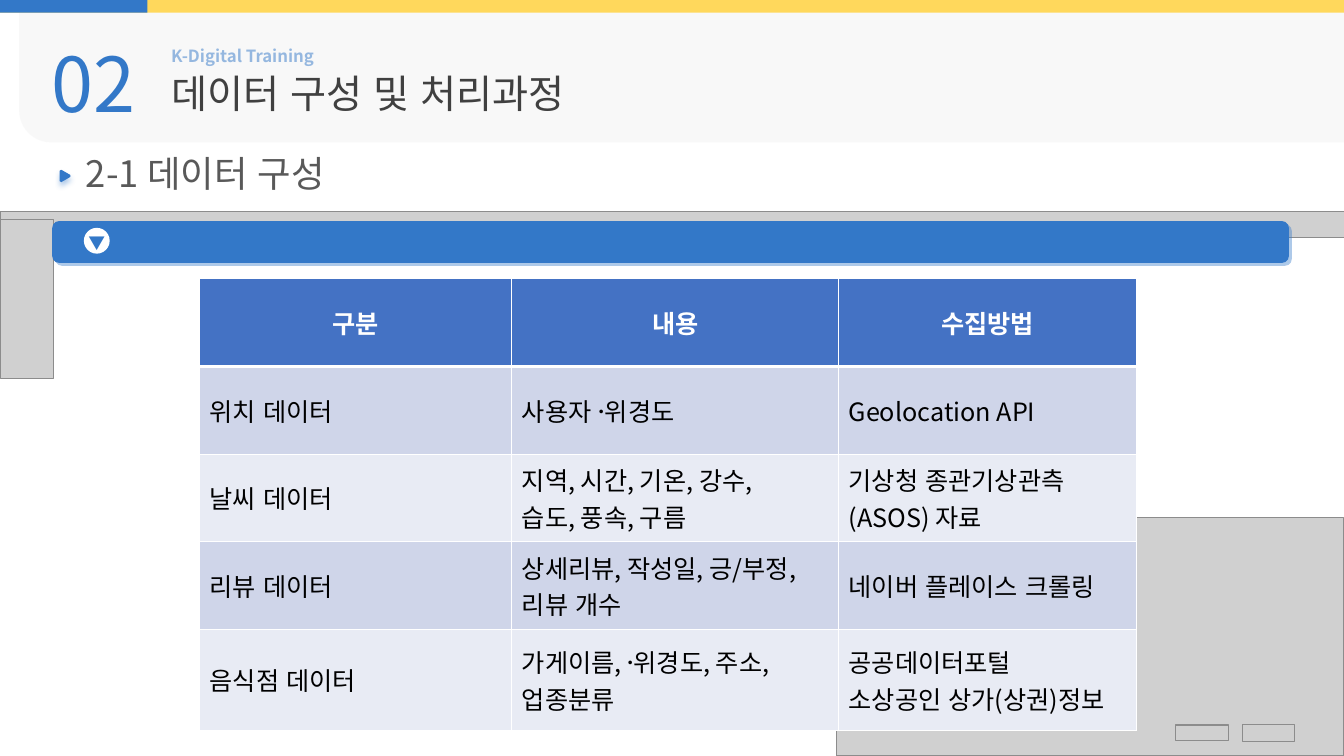
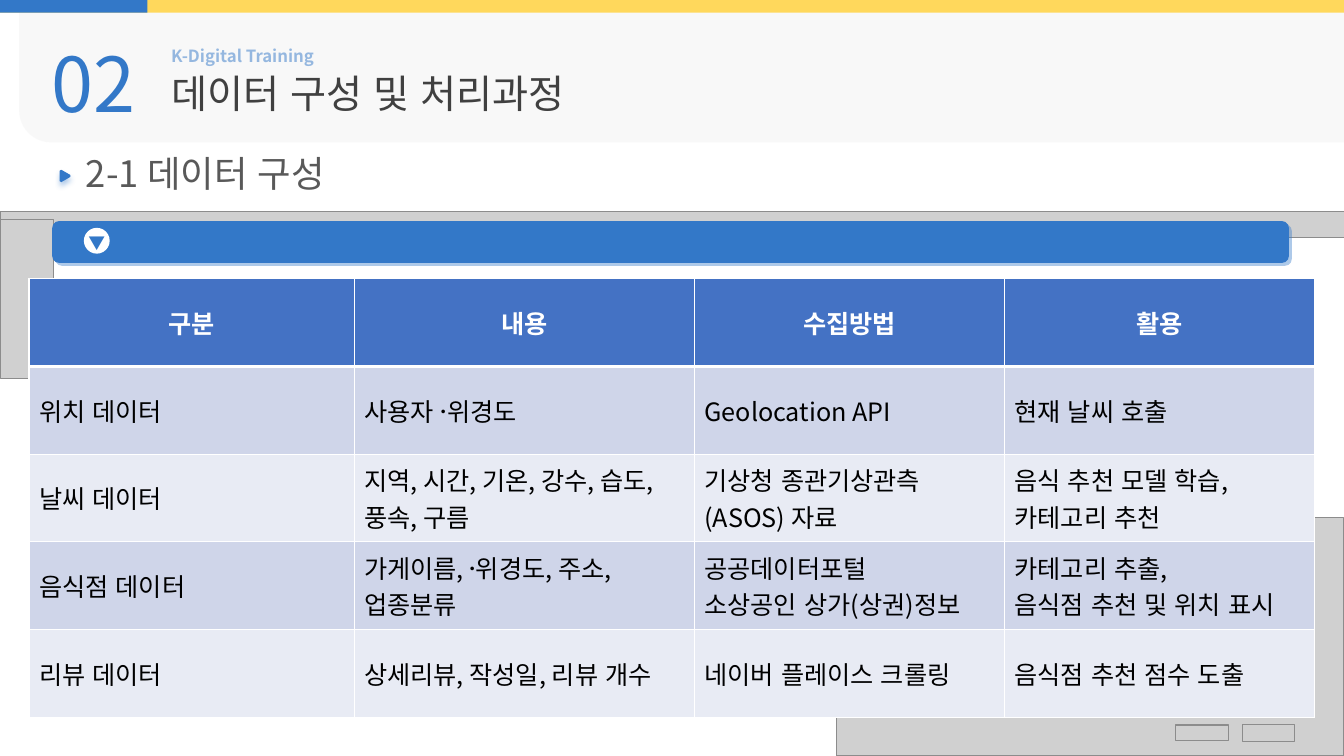
Before and after one commit to Hiddle00/project2_weather, a slide deck: slide 9 of 최종발표/05.D팀_최종발표.pptx. Drawn at 1344x756 pixels with LibreOffice and Linux fonts; fonts in the diff are those of the drawing; grey boxes stand for pictures; background and template pictures are left out. Boxes give left, top, right and bottom in pixels: in the first picture for what was removed or moved away, otherwise in the second. Text is boxed around its words. In the diff, an @@ line names an element or a change of style, - is before the commit and + after.

Commit message:
ppt

```diff
--- a/최종발표/05.D팀_최종발표.pptx
+++ b/최종발표/05.D팀_최종발표.pptx
@@ table at box(29, 279, 1317, 718) @@
-column 1: 구분 | 위치 데이터 | 날씨 데이터 | 리뷰 데이터 | 음식점 데이터
-column 2: 내용 | 사용자 위〮경도 | 지역, 시간, 기온, 강수, / 습도, 풍속, 구름 | 상세리뷰, 작성일, 긍/부정, / 리뷰 개수 | 가게이름, 위〮경도, 주소, / 업종분류
-column 3: 수집방법 | Geolocation API | 기상청 종관기상관측(ASOS) 자료 | 네이버 플레이스 크롤링 | 공공데이터포털 / 소상공인 상가(상권)정보
+column 1: 구분 | 위치 데이터 | 날씨 데이터 | 음식점 데이터 | 리뷰 데이터
+column 2: 내용 | 사용자 위〮경도 | 지역, 시간, 기온, 강수, 습도, 풍속, 구름 | 가게이름, 위〮경도, 주소, / 업종분류 | 상세리뷰, 작성일, 리뷰 개수
+column 3: 수집방법 | Geolocation API | 기상청 종관기상관측(ASOS) 자료 | 공공데이터포털 / 소상공인 상가(상권)정보 | 네이버 플레이스 크롤링
+column 4: 활용 | 현재 날씨 호출 | 음식 추천 모델 학습, / 카테고리 추천 | 카테고리 추출, 음식점 추천 및 위치 표시 | 음식점 추천 점수 도출
@@ table: place and size @@
-table at box(200, 279, 1136, 718)
+table at box(29, 279, 1317, 718)
```
Also in this commit, not shown: 13 other slides changed, 4 other files.
